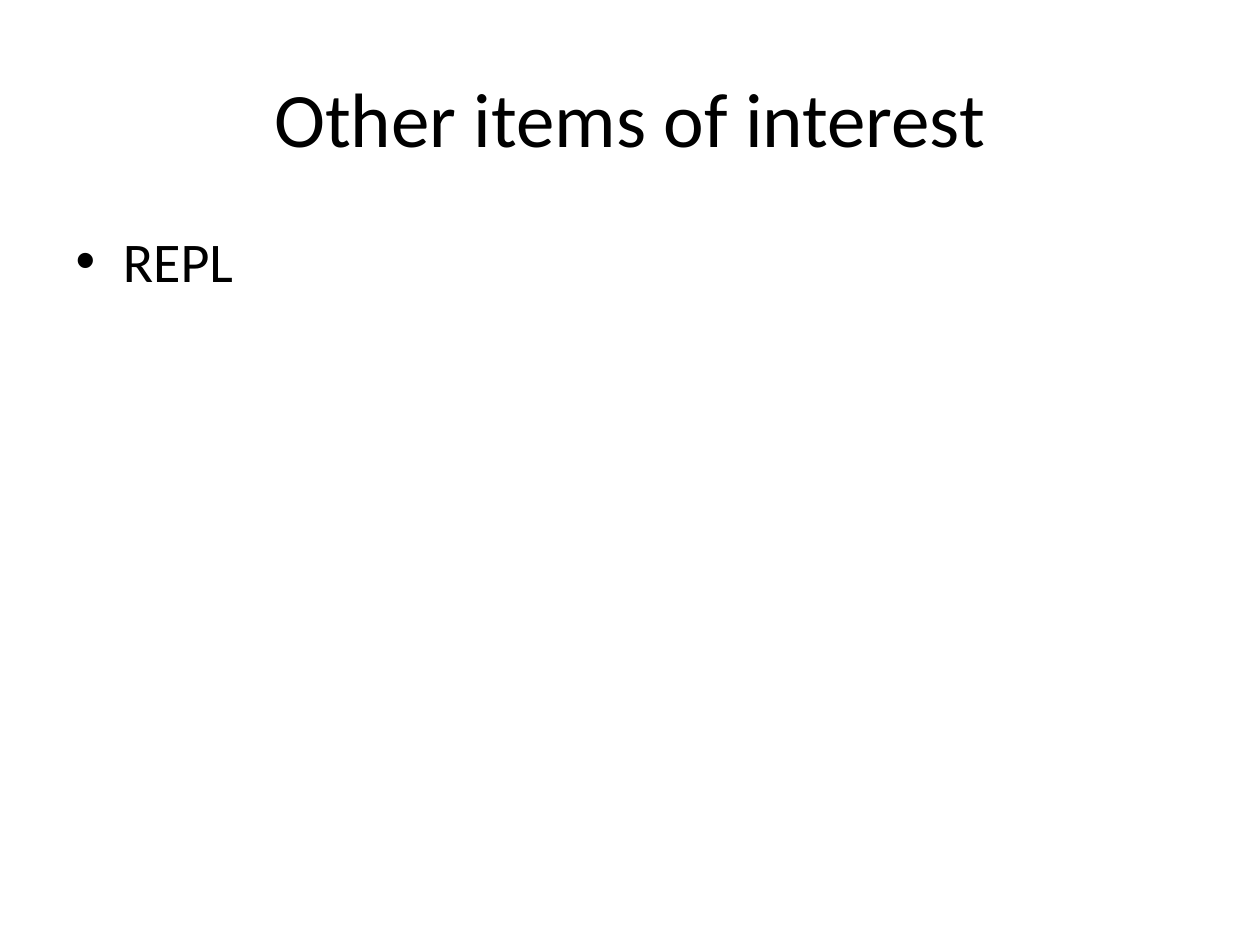
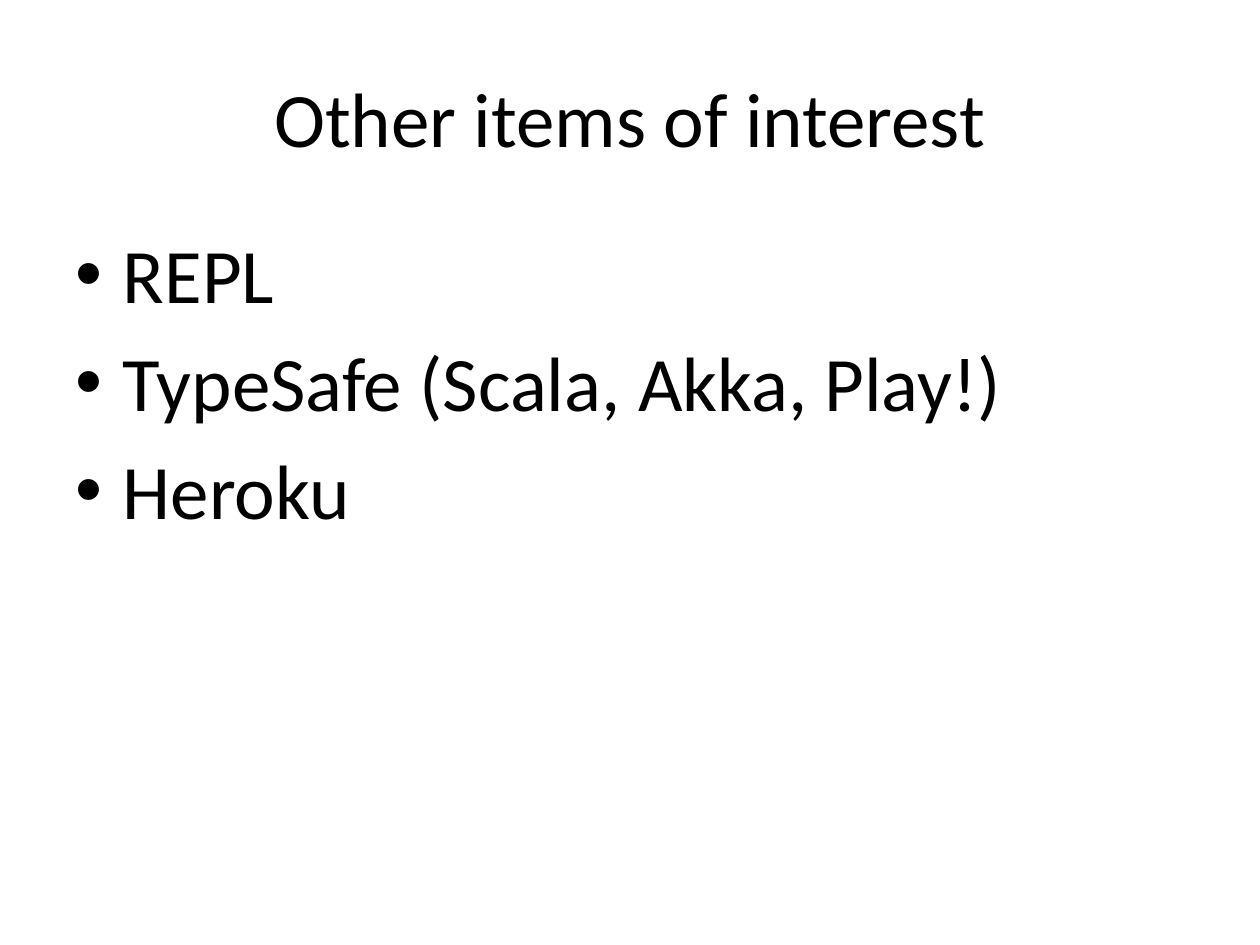
Before and after one commit to todkar/Away_Day, a slide deck: slide 23 of Scala_Away_Day.pptx (slide 21 before the commit). Drawn at 1260x945 pixels with LibreOffice and Linux fonts; fonts in the diff are those of the drawing. Boxes give left, top, right and bottom in pixels: in the first picture for what was removed or moved away, otherwise in the second. Text is boxed around its words. In the diff, an @@ line names an element or a change of style, - is before the commit and + after.

Commit message:
typos and ppt improvement

```diff
--- a/Scala_Away_Day.pptx
+++ b/Scala_Away_Day.pptx
@@ text at box(123, 253, 274, 303): size 32 to 44 pt in "REPL"; more space between paragraphs @@
@@ text at box(123, 355, 1001, 520): paragraphs added @@
+• TypeSafe (Scala, Akka, Play!)
+• Heroku
```
Also in this commit, not shown: 2 other slides changed, 5 slides added, 2 slides removed, 1 other file.
